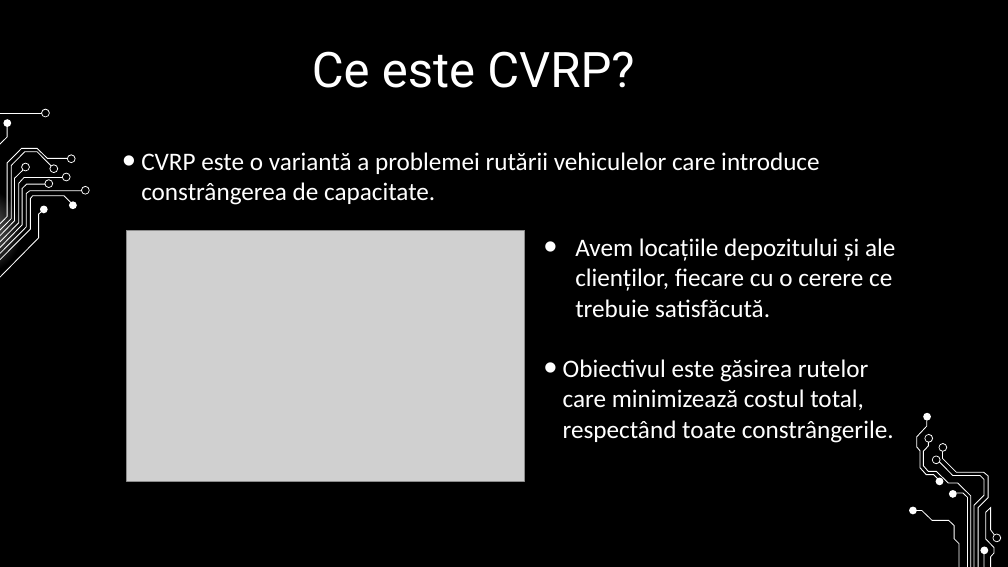
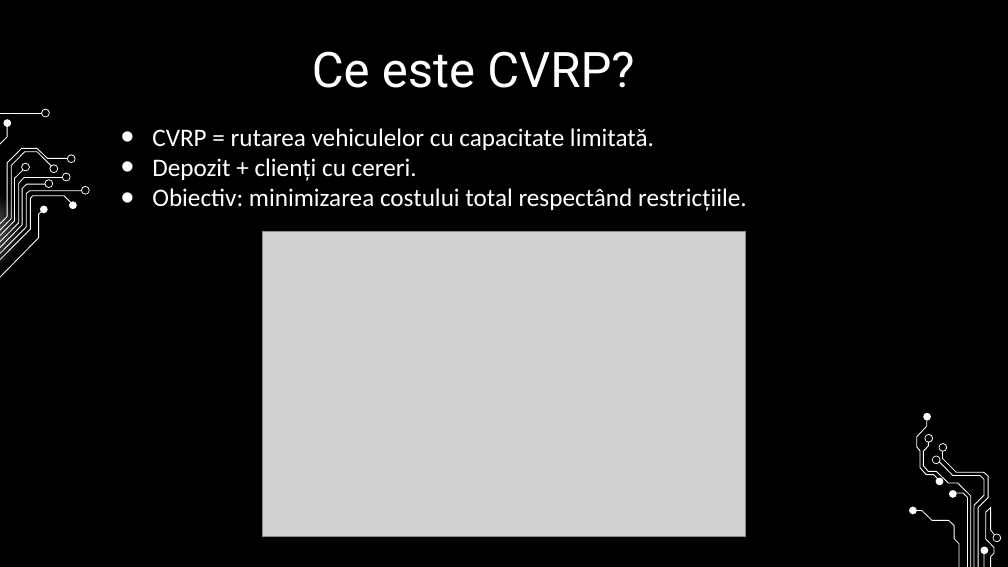
Before and after one commit to Szigeti-Emma-Anita/Vehicle-Routing-Problem---VRP, a slide deck: slide 2 of Soluționarea problemei CVRP folosind Algoritmi Genetici.pptx. Drawn at 1008x567 pixels with LibreOffice and Linux fonts; fonts in the diff are those of the drawing; grey boxes stand for pictures; background and template pictures are left out. Boxes give left, top, right and bottom in pixels: in the first picture for what was removed or moved away, otherwise in the second. Text is boxed around its words. In the diff, an @@ line names an element or a change of style, - is before the commit and + after.

Commit message:
Ppt

```diff
--- a/Soluționarea problemei CVRP folosind Algoritmi Genetici.pptx
+++ b/Soluționarea problemei CVRP folosind Algoritmi Genetici.pptx
@@ text at [152, 128, 747, 211]: text changed @@
-• CVRP este o variantă a problemei rutării vehiculelor care introduce constrângerea de capacitate.
+• CVRP = rutarea vehiculelor cu capacitate limitată.
+• Depozit + clienți cu cereri.
+• Obiectiv: minimizarea costului total respectând restricțiile.
@@ picture: place and size @@
-picture at [127, 231, 525, 482]
+picture at [262, 232, 745, 536]
@@ text removed at [563, 238, 895, 443] @@
-• Avem locațiile depozitului și ale clienților, fiecare cu o cerere ce trebuie satisfăcută.
-• Obiectivul este găsirea rutelor care minimizează costul total, respectând toate constrângerile.
```
Also in this commit, not shown: 4 other slides changed.
